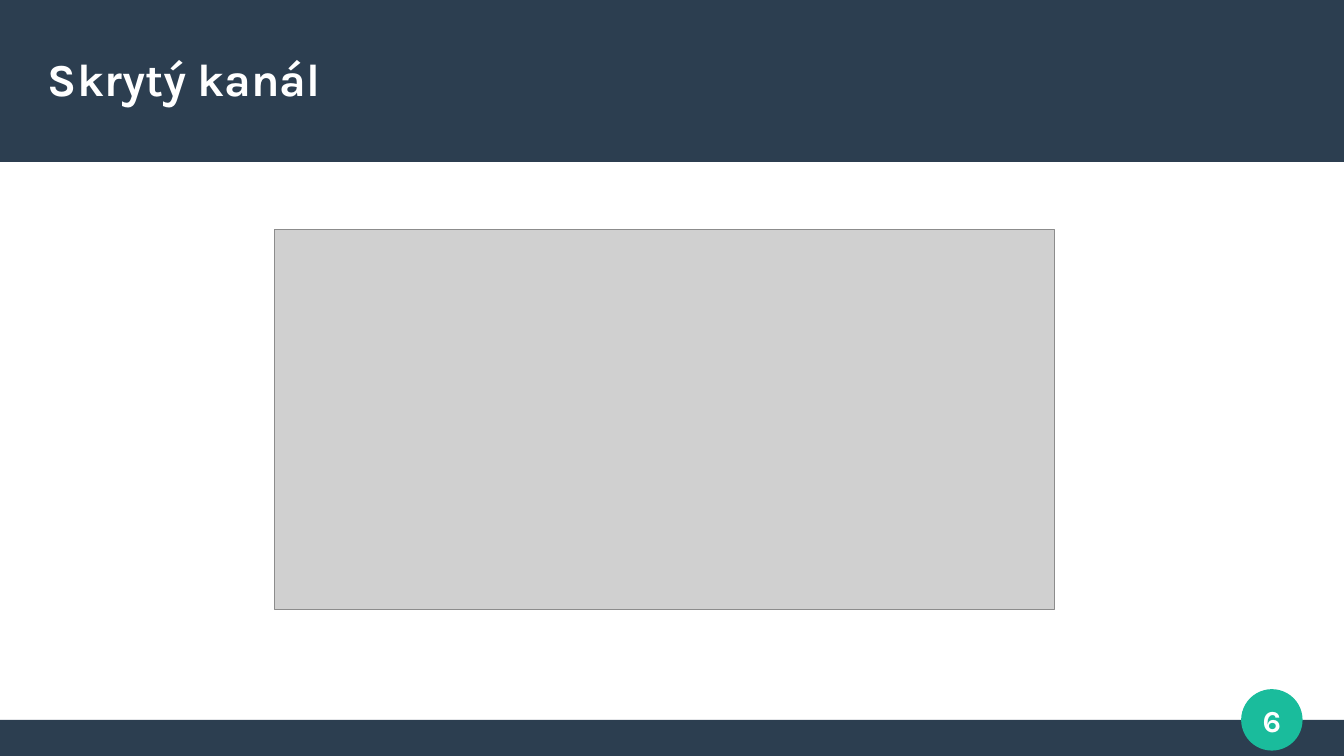
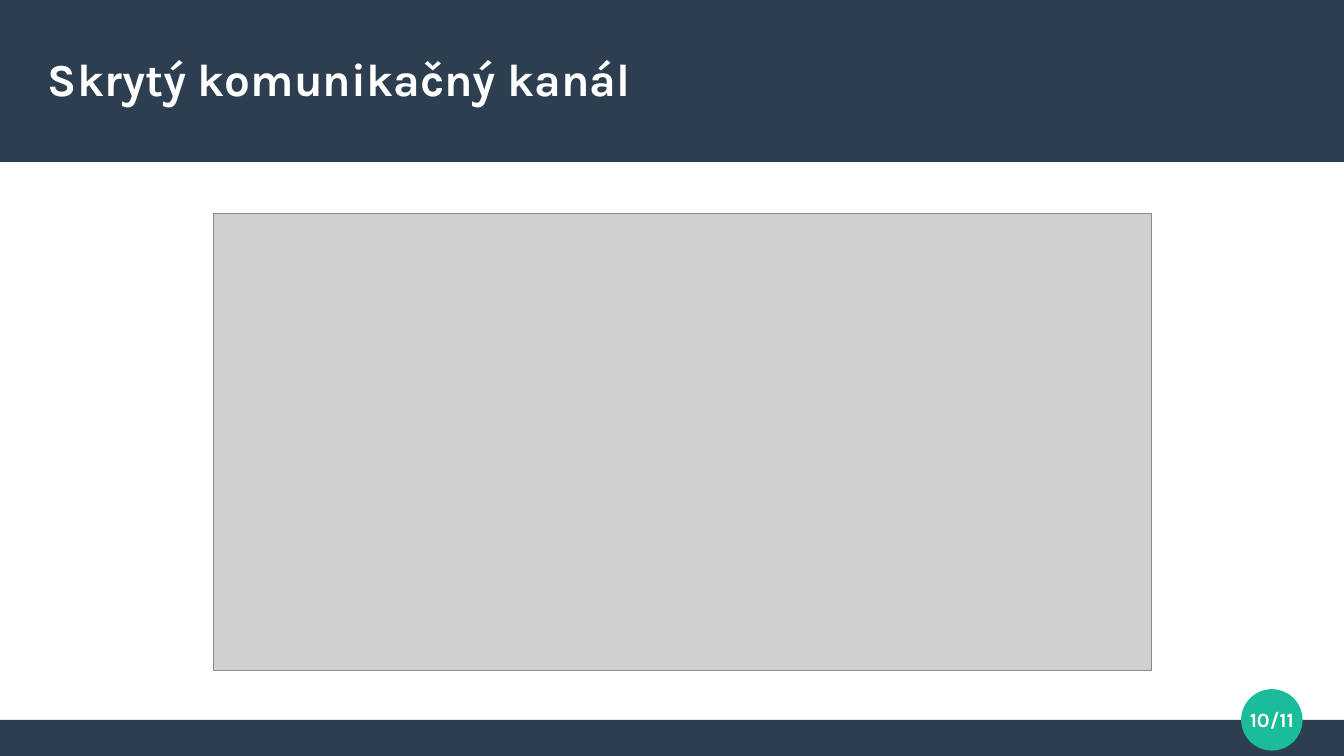
Before and after one commit to pemeth/bza-platypus, a slide deck: slide 10 of prezentacia.odp (slide 6 before the commit). Drawn at 1344x756 pixels with LibreOffice and Linux fonts; fonts in the diff are those of the drawing; grey boxes stand for pictures. Boxes give left, top, right and bottom in pixels: in the first picture for what was removed or moved away, otherwise in the second. Text is boxed around its words. In the diff, an @@ line names an element or a change of style, - is before the commit and + after.

```diff
--- a/prezentacia.odp
+++ b/prezentacia.odp
@@ title at (x1=48, y1=60, x2=630, y2=107): text changed @@
-Skrytý kanál
+Skrytý komunikačný kanál
@@ picture resized from (x1=274, y1=229, x2=1055, y2=610) to (x1=213, y1=213, x2=1151, y2=671) @@
@@ page number at (x1=1250, y1=712, x2=1294, y2=729): text changed; size 18 to 12 pt @@
-6
+10/11
```
Also in this commit, not shown: 4 slides added, 2 other files.
